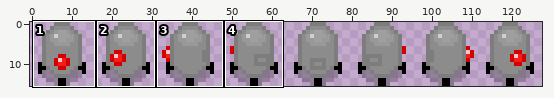
Edited in one commit: sprite sheet (resources/art/laser_turret3.png). Above, an overview of the earlier version with the close-up marked.
Close-up. First the earlier version:
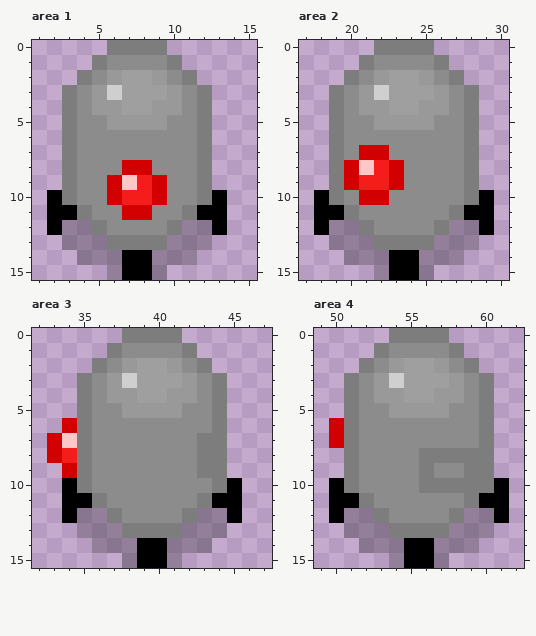
The file is 128x16 pixels. Colours within 5 levels of each other are drawn and written as one. Shown: area 1: x 1..15, y 0..15; area 2: x 17..30, y 0..15; area 3: x 32..47, y 0..15; area 4: x 49..62, y 0..15. The commit also changed other parts of the picture, which this record leaves out.
After:
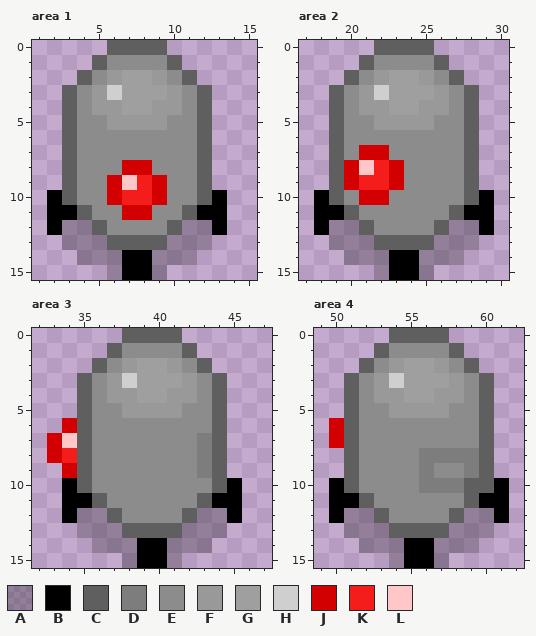
Palette (. is transparent): A #00000040  B #000000  C #5f5f5f  D #7d7d7d  E #8c8c8c  F #999999  G #9f9f9f  H #cfcfcf  J #d20000  K #f51c1c  L #ffc7c7
Changes in this commit:
Area 1:
Colour D becomes colour C in row 0 at x 6 to 9; in row 1 at x 5 and 10; in row 2 at x 4 and 11; in rows 3 to 10 at x 3 and 12; in row 11 at x 4 and 11; in row 12 at x 5 and 10.
Colour D becomes colour C in row 13 at x 6 to 9.
Area 2:
Colour D becomes colour C in row 0 at x 22 to 25; in row 1 at x 21 and 26; in row 2 at x 20 and 27; in rows 3 to 10 at x 19 and 28; in row 11 at x 20 and 27; in row 12 at x 21 and 26.
Colour D becomes colour C in row 13 at x 22 to 25.
Area 3:
Colour D becomes colour C in row 0 at x 38 to 41; in row 1 at x 37 and 42; in row 2 at x 36 and 43; in rows 3 to 10 at x 35 and 44; in row 11 at x 36 and 43; in row 12 at x 37 and 42.
Colour D becomes colour C in row 13 at x 38 to 41.
Area 4:
Colour D becomes colour C in row 0 at x 54 to 57; in row 1 at x 53 and 58; in row 2 at x 52 and 59; in rows 3 to 9 at x 51 and 60; in row 10 at x 51 and 59 to 60; in row 11 at x 52 and 59.
Colour D becomes colour C in row 12 at x 53 and 58; in row 13 at x 54 to 57.
Changed places in both close-ups, as pixel boxes (x1, y1, x2, y2):
changed: (62, 40, 212, 250)
changed: (329, 40, 479, 250)
changed: (77, 328, 227, 538)
changed: (344, 328, 494, 538)
